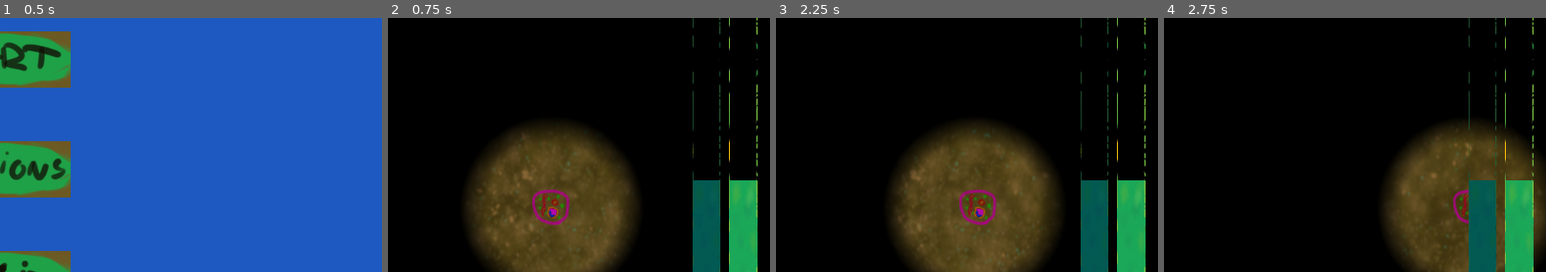
Above: before the commit, frames 1-4 (left to right).
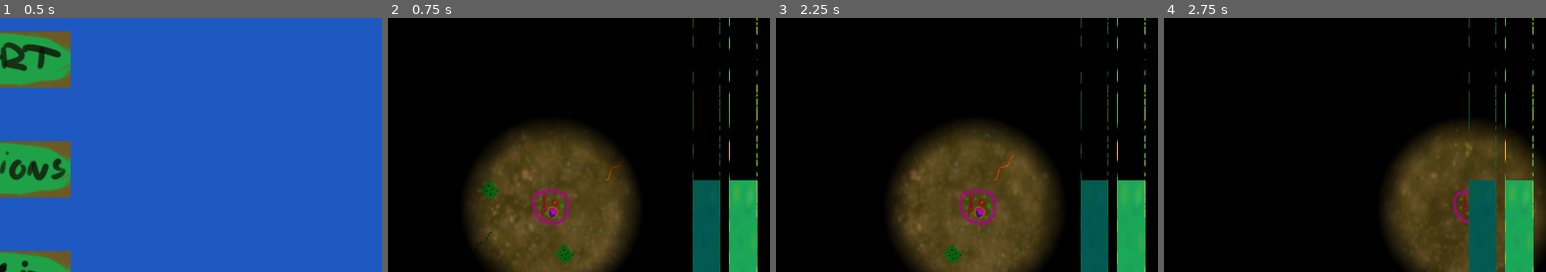
Above: after the commit, the same moments.

Repository: RobertKajnak/MGTK2021Game
Game: Godot game, scene res://Scenes/MainMenu.tscn
Same seed, same stepped clock (60 frames per second), same inputs: the game is played once before the commit and once after it.
Inputs (mouse positions are % of the whole screen's width and height, from its top left):
- Up to frame 1 (0.5 s): no input
- Up to frame 2 (0.75 s): click (50, 28) at 0.5 s
- Up to frame 3 (2.25 s): click (17, 12) at 1.27 s; tap Enter at 2 s; hold D (right) from 2.03 s (still down); tap P at 2.1 s
- Up to frame 4 (2.75 s): keep holding D (right)
The pictures show only the part of the screen within x 50-100%, y 20-70%; the shares and areas given below are measured in that part.

Frame 1 is identical in both runs. In frame 2, 0.5% of the frame differs, in the area x 23-62%, y 55-97%; in frame 3, 0.3%; in frame 4, less than 0.1%.

Commit message:
added chameleon

Diff:
--- a/Scenes/Player.gd
+++ b/Scenes/Player.gd
@@ -6,11 +6,13 @@
 export (float) var friction = 0.1
 
 func _physics_process(delta):
-	get_input() # Gyuri: nem szuper h minden updatenel meghivjuk
+	var traits = Global.get_traits()
+	$PlayerTexture.visible = not traits.has(Global.Trait.Chameleon)
+	get_input(traits) # Gyuri: nem szuper h minden updatenel meghivjuk
 	velocity = move_and_slide(velocity)
 
-func get_input():
-	var traits = Global.get_traits()
+
+func get_input(traits):
 	var can_move = traits.has(Global.Trait.Movement)
 	var is_fast = traits.has(Global.Trait.Speed)
 	var inverse_movement = traits.has(Global.Trait.Inverse_Movement)
--- a/Scenes/Player.tscn
+++ b/Scenes/Player.tscn
@@ -6,14 +6,14 @@
 [sub_resource type="CircleShape2D" id=1]
 radius = 26.1092
 
-[node name="KinematicBody2D" type="KinematicBody2D"]
+[node name="Player" type="KinematicBody2D"]
 position = Vector2( 770.009, 413.066 )
 script = ExtResource( 2 )
 
 [node name="CollisionShape2D" type="CollisionShape2D" parent="."]
 shape = SubResource( 1 )
 
-[node name="Sprite" type="Sprite" parent="."]
+[node name="PlayerTexture" type="Sprite" parent="."]
 position = Vector2( 2.88544, -1.95685 )
 scale = Vector2( 0.58775, 0.645024 )
 texture = ExtResource( 1 )
--- a/Scenes/World.gd
+++ b/Scenes/World.gd
@@ -31,7 +31,7 @@
 	lightImage.convert(Image.FORMAT_RGBAH)
 
 	# Spawn random RNA Fragments
-	for i in range(6 + randi()%4):
+	for i in range(6 + randi()%10):
 		var rna_obj = load("res://Scenes/RNA_Object.tscn").instance()
 		# Check here for overlaps with objects (álmodj királylány)
 		rna_obj.position = Vector2(100+randi()%1150,50+randi()%660)
